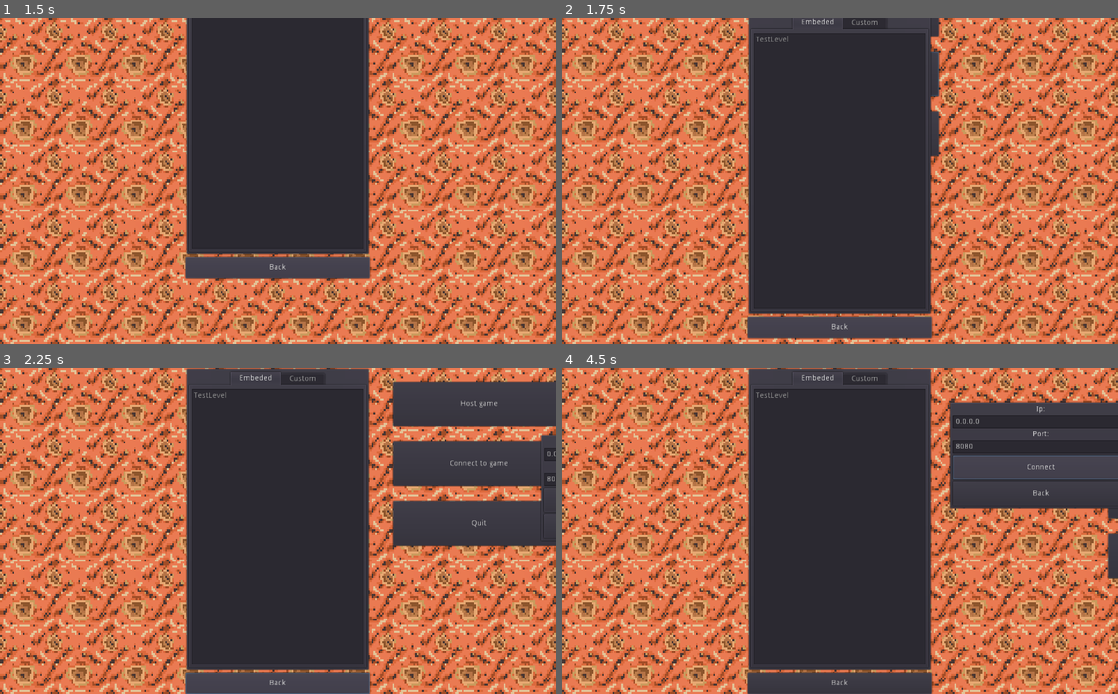
Above: before the commit, frames 1-4 (two rows, left to right).
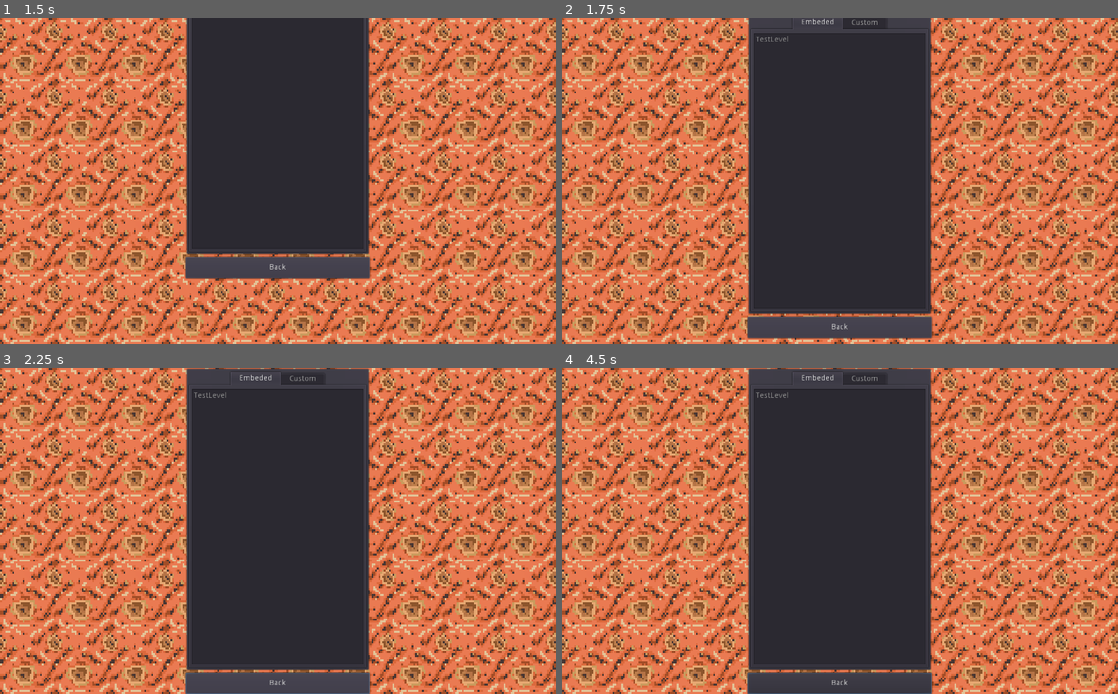
Above: after the commit, the same moments.

Repository: Blinc13/terrain_commander
Game: Godot game, scene res://scenes/ui/MainMenu.tscn
Two runs of this game, one before a commit and one after it. Both use one fixed random seed, a clock stepped at 60 frames per second and the inputs below. The engine's default icon, where the game draws it, is replaced by a stand-in: a white triangle on a blue panel in a dark square.
Inputs (mouse positions are in pixels of both pictures, inside the frame that each line leads up to):
- Up to frame 1 (1.5 s): click "Host game" at 0.5 s; click "Connect to game" at 1.25 s
- Up to frame 2 (1.75 s): no input
- Up to frame 3 (2.25 s): click "Back" at 2 s
- Up to frame 4 (4.5 s): move the mouse to (962, 514) at 2.77 s; hold A (right) 2.78-3.53 s; click (962, 514) at 2.85 s; move the mouse to (728, 547) at 3.52 s; hold S (down) 3.53-4.25 s; click (728, 547) at 3.6 s; click (1040, 469) at 4.25 s, where only the run before the commit has a clickable "Connect"

Frame 1 is identical in both runs. In frame 2, 0.6% of the frame differs, in the area x 66-68%, y 0-43%; in frame 3, 12%, in the area x 70-100%, y 4-55%; in frame 4, 10%.

Commit message:
Add returning to main menu after game and animation protection

Diff:
--- a/scenes/ui/MainMenu.tscn
+++ b/scenes/ui/MainMenu.tscn
@@ -418,3 +418,4 @@
 [connection signal="pressed" from="Connect/HBoxContainer/VBoxContainer/PanelContainer/VBoxContainer/BackButton" to="." method="undo_change_places"]
 [connection signal="pressed" from="Lobby/HBoxContainer/VBoxContainer/Lobby/VBoxContainer/BackButton" to="." method="undo_change_places"]
 [connection signal="pressed" from="Lobby/HBoxContainer/VBoxContainer/Lobby/VBoxContainer/BackButton" to="Lobby" method="close_server"]
+[connection signal="tween_all_completed" from="Tween" to="." method="change_completed"]
--- a/src/objects/game.gd
+++ b/src/objects/game.gd
@@ -4,7 +4,9 @@
 
 signal MoveTurn
 signal FireTurn
+
 signal CanFire(boolean)
+signal GameEnded(winner)
 
 # Duration of turns in seconds
 var move_time: float = 15
@@ -99,4 +101,4 @@
 		rpc("receive_winner", players[0]) # Sending clients info about winner
 
 remotesync func receive_winner(id: int):
-	print_debug("Winner is: ", id) # For now, something like this
+	emit_signal("GameEnded", id)
--- a/src/singletons/server.gd
+++ b/src/singletons/server.gd
@@ -5,6 +5,9 @@
 
 signal ConnectionSucces
 signal ConnectionFail
+
+signal GameStarted
+signal GameEnded
 
 class Parameters:
 	var ip: String
@@ -56,12 +59,17 @@
 func servet_disconnected():
 	get_tree().quit(1) # Temporary solution
 
+# Wrapper for Game.GameEnded
+func game_ended(_winner):
+	emit_signal("GameEnded")
+
 # General functions
 func close():
 	get_tree().network_peer = null
 
 master func start_game(level_scene_path: String):
 	rpc("load_level_local", level_scene_path)
+	rpc("emit_game_started")
 
 	init_players()
 
@@ -75,6 +83,11 @@
 	for id in players_id_list:
 		BaseNodes.players_manager.rpc("instance_player_local", id)
 
+remotesync func emit_game_started():
+	BaseNodes.game.connect("GameEnded", self, "game_ended")
+
+	emit_signal("GameStarted")
+
 remotesync func load_level_local(path: String):
 	var level = load(path).instance()
 	get_parent().add_child(level)
--- a/src/ui/main_menu.gd
+++ b/src/ui/main_menu.gd
@@ -18,19 +18,29 @@
 onready var tween = $Tween
 
 var changes_list = Array()
+var change_complite: bool = true
 
 # Funcs
-func change_places(changes: Changes):
-	changes_list.push_back(changes)
+func change_places(change: Changes):
+	changes_list.push_back(change)
 
-	tween.change_places(changes.ui_el_f, changes.ui_el_s, TRANSITION_TIME)
-	tween.start()
+	if change_complite:
+		change_complite = false
+
+		tween.change_places(change.ui_el_f, change.ui_el_s, TRANSITION_TIME)
+		tween.start()
 
 func undo_change_places():
-	var changes = changes_list.pop_back()
+	if changes_list.size() < 1:
+		return
 
-	tween.change_places(changes.ui_el_s, changes.ui_el_f, TRANSITION_TIME)
-	tween.start()
+	if change_complite:
+		change_complite = false
+
+		var change = changes_list.pop_back()
+
+		tween.change_places(change.ui_el_s, change.ui_el_f, TRANSITION_TIME)
+		tween.start()
 
 
 # Slots
@@ -38,3 +48,6 @@
 	change_places(Changes.new(levels, lobby))
 
 	lobby.start_server()
+
+func change_completed():
+	change_complite = true
--- a/src/ui/main_menu_lobby.gd
+++ b/src/ui/main_menu_lobby.gd
@@ -1,10 +1,15 @@
 extends VBoxContainer
+
+onready var parrent = get_parent()
 
 var level: String
 
 
 func _init():
 	Server.connect("ClientConnected", self, "handle_connection")
+
+	Server.connect("GameStarted", self, "game_started")
+	Server.connect("GameEnded", self, "game_ended")
 
 # Slots
 func set_level(path: String):
@@ -16,11 +21,20 @@
 func close_server():
 	Server.close()
 
+func game_started():
+	parrent.hide()
+	parrent.undo_change_places()
+
+func game_ended():
+	parrent.show()
+
+	close_server()
+
+	get_node("/root/Game").queue_free()
+
 # Funcs
 func start_server():
 	Server.init(true, Server.Parameters.new())
 
 func start_game():
 	Server.start_game(level)
-
-	get_parent().hide() # Need to be rewritten because ui hides only on server
